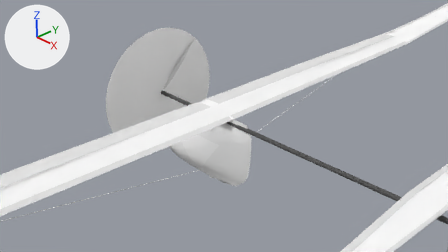
A saved change to the Blender file Models/art/dash.blend.
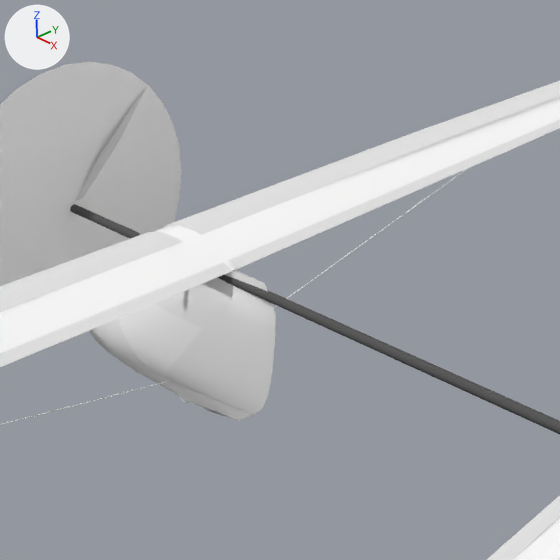
There are two pictures of each version: one from the file's camera 'Camera', one close up on the part from 29% to 84% of the width and 0% to 98% of the height. The axes (+X, +Y, +Z) are drawn at upper left. The lights are the same throughout.

The first close-up shows 'Boom', 'ElevatorCovering', 'ElevatorEdges', 'FuselageCovering', 'FuselageCoveringBack', 'FuselageCoveringBottom', 'FuselageCoveringTop', 'LeftWingCovering', 'LeftWingEdge', 'Propeller.Fast', 'RightWingCovering', 'RightWingEdges'.
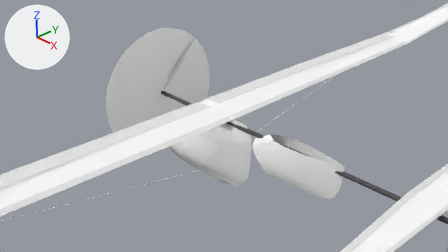
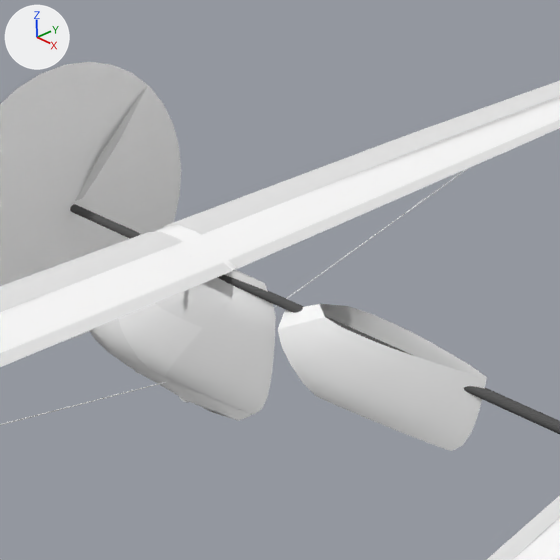
Where the newer file only moved an object's origin or applied its transform, the numbers keep the older frame.

Pixel boxes [x1, y1, x2, y2] of what changed, in the close-ups (560 x 560 px; the box of a moved part takes in the faces that stretch with it):
'InteriorGlass', shown
    after: [278, 304, 487, 451]
part 1 of me_fuselage_004, moved or reshaped (not visible before)
    after: [278, 304, 487, 451]
part 2 of me_fuselage_004, moved or reshaped (not visible before)
    after: [320, 304, 486, 420]

Edits to the bpy script that builds the scene:
```text
Change me_fuselage_004:
    where me_fuselage_004.from_pydata(...)  # 160 vertices, 172 faces; spans x -3.16..-0.97, y -0.25..0.25, z -1.31..-0.5
    used by ob_interiorglass; location = (2.28, 0.0, 0.69); scale = (0.98, 0.98, 1.0)
    remove me_fuselage_004.materials.append(mat_ac3dmat14_002)  # white #ffffff
    me_fuselage_004 part 1: the loose piece of 73 vertices spanning x -3.16..-0.97, y -0.25..0.0, z -1.31..-0.5 is moved by (2.29, 0.0, 0.7), in mat_ac3dmat14_001 (white #ffffff)
    me_fuselage_004 part 2: the loose piece of 87 vertices spanning x -3.16..-0.97, y 0.0..0.25, z -1.31..-0.5 is moved by (2.3, 0.0, 0.7), in mat_ac3dmat14_001 (white #ffffff)
    add me_fuselage_004.materials.append(mat_ac3dmat14_001)  # white #ffffff
Change ob_interiorglass:
    remove ob_interiorglass.hide_viewport = True
```
